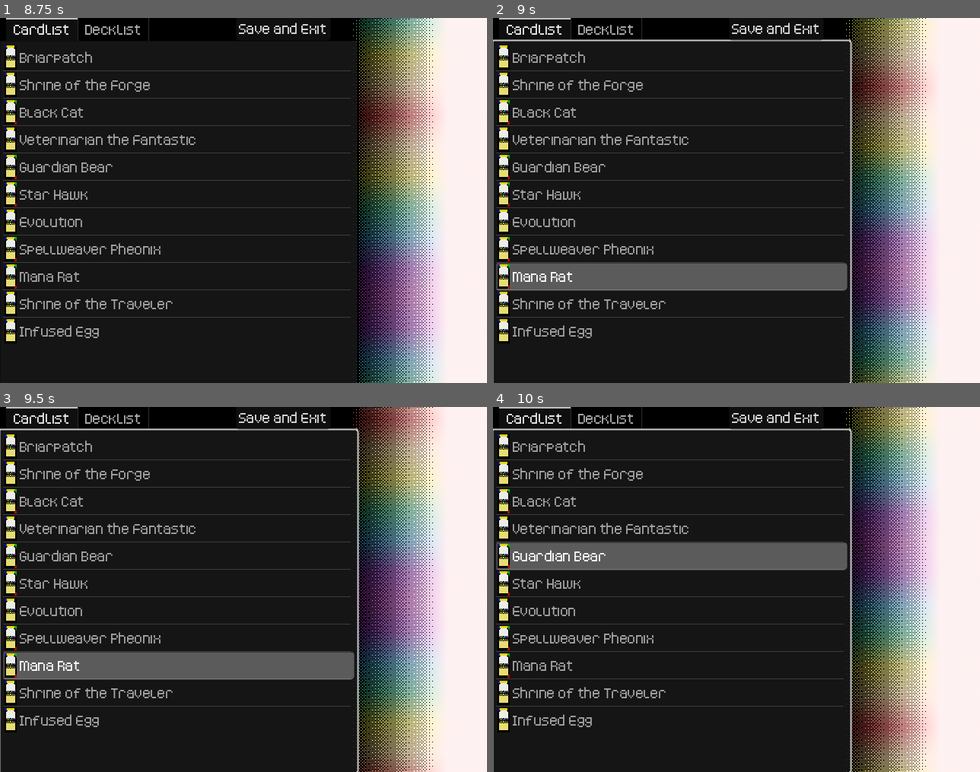
Above: before the commit, frames 1-4 (two rows, left to right).
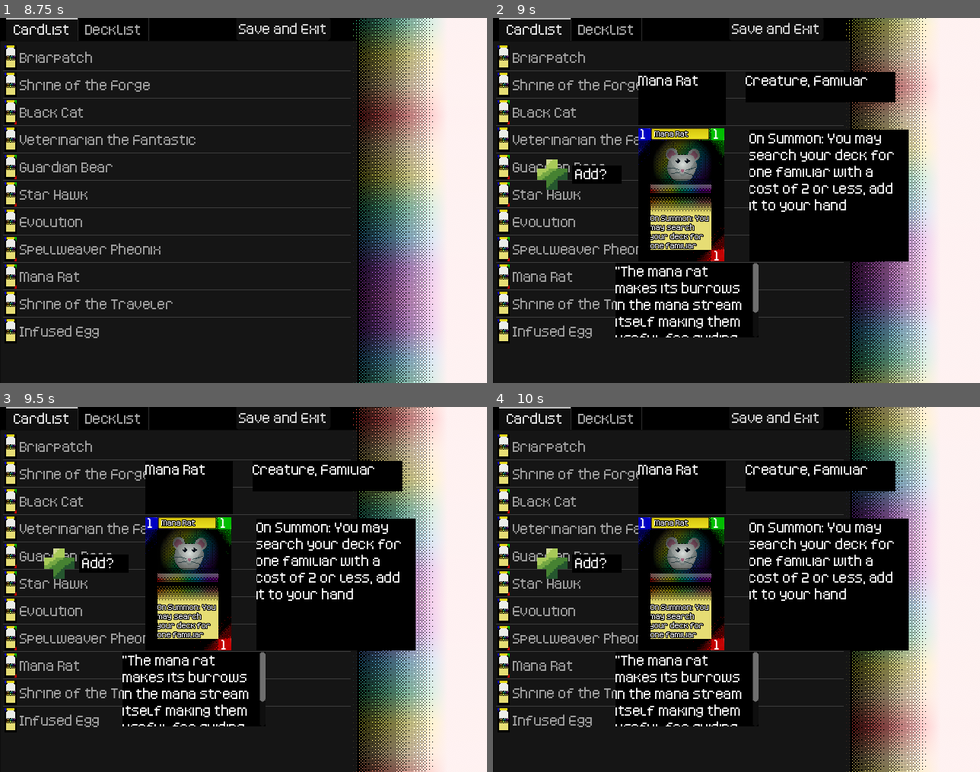
Above: after the commit, the same moments.

Repository: ColbySchexnayder/mana-stream
Game: Godot game, scene res://Scenes/DeckEdit.tscn
Same seed, same stepped clock (60 frames per second), same inputs: the game is played once before the commit and once after it. The project has no main scene, so this scene is started directly.
Inputs (mouse positions are in pixels of both pictures, inside the frame that each line leads up to):
- Up to frame 1 (8.75 s): move the mouse to (4, 21) at 0.52 s; press the mouse at (4, 21) at 0.53 s; release the mouse at (4, 21) at 1.28 s; right-click (4, 21) at 1.35 s; click (4, 21) at 1.42 s; press the mouse at (4, 21) at 2.03 s; release the mouse at (4, 21) at 2.78 s; right-click (4, 21) at 2.85 s; click (4, 21) at 2.92 s; press the mouse at (4, 21) at 3.53 s; release the mouse at (4, 21) at 4.28 s; right-click (4, 21) at 4.35 s; click (4, 21) at 4.42 s; press the mouse at (4, 21) at 5.03 s; release the mouse at (4, 21) at 5.78 s; right-click (4, 21) at 5.85 s; click (4, 21) at 5.92 s; press the mouse at (4, 21) at 6.53 s; release the mouse at (4, 21) at 7.28 s; right-click (4, 21) at 7.35 s; click (4, 21) at 7.42 s; press the mouse at (4, 21) at 8.03 s
- Up to frame 2 (9 s): move the mouse to (712, 273) at 8.77 s; release the mouse at (712, 273) at 8.78 s; right-click (712, 273) at 8.85 s; click (712, 273) at 8.92 s
- Up to frame 3 (9.5 s): no input
- Up to frame 4 (10 s): click (585, 563) at 9.5 s, where only the run after the commit has a clickable "Add?"

Frame 1 is identical in both runs. In frame 2, 15% of the frame differs, in the area x 0-86%, y 5-100%; in frame 3, 15%; in frame 4, 14%.

Commit message:
Add and Remove to deck

Diff:
--- a/Cards/Card.gd
+++ b/Cards/Card.gd
@@ -49,6 +49,8 @@
 @onready var block_button: TextureButton = $InspectView/BlockButton
 
 @onready var card_art: TextureRect = $CardArt
+@onready var add_button: TextureButton = $InspectView/AddButton
+@onready var remove_button: TextureButton = $InspectView/RemoveButton
 
 const CARD = preload("res://Cards/Card.tscn")
 static func constructor():
@@ -157,3 +159,11 @@
 
 func _on_block_button_pressed() -> void:
 	block() # Replace with function body.
+
+
+func _on_add_button_pressed() -> void:
+	GmManager.emit_signal("_card_add", self)
+
+
+func _on_remove_button_pressed() -> void:
+	GmManager.emit_signal("_card_remove", self)
--- a/Cards/Card.tscn
+++ b/Cards/Card.tscn
@@ -114,7 +114,6 @@
 texture = ExtResource("2_8rs7r")
 
 [node name="InspectView" type="Control" parent="."]
-visible = false
 anchors_preset = 0
 offset_top = -44.0
 offset_right = 310.0
@@ -161,6 +160,7 @@
 text = "List of tagged values"
 
 [node name="SummonButton" type="TextureButton" parent="InspectView"]
+visible = false
 layout_mode = 0
 offset_left = -124.0
 offset_top = 91.0
@@ -180,6 +180,7 @@
 text = "Summon?"
 
 [node name="AttackButton" type="TextureButton" parent="InspectView"]
+visible = false
 layout_mode = 0
 offset_left = -124.0
 offset_top = 126.0
@@ -198,6 +199,7 @@
 text = "Attack?"
 
 [node name="BlockButton" type="TextureButton" parent="InspectView"]
+visible = false
 layout_mode = 0
 offset_left = -124.0
 offset_top = 165.0
@@ -260,3 +262,5 @@
 [connection signal="pressed" from="InspectView/SummonButton" to="." method="_on_summon_button_pressed"]
 [connection signal="pressed" from="InspectView/AttackButton" to="." method="_on_attack_button_pressed"]
 [connection signal="pressed" from="InspectView/BlockButton" to="." method="_on_block_button_pressed"]
+[connection signal="pressed" from="InspectView/AddButton" to="." method="_on_add_button_pressed"]
+[connection signal="pressed" from="InspectView/RemoveButton" to="." method="_on_remove_button_pressed"]
--- a/Scenes/DeckEdit.tscn
+++ b/Scenes/DeckEdit.tscn
@@ -29,6 +29,7 @@
 texture = ExtResource("2_m1c1t")
 
 [node name="TextureRect" type="TextureRect" parent="."]
+layout_mode = 0
 offset_right = 640.0
 offset_bottom = 480.0
 texture = ExtResource("3_fulho")
@@ -49,9 +50,9 @@
 layout_mode = 2
 metadata/_tab_index = 1
 
-[node name="RichTextLabel" type="RichTextLabel" parent="TabContainer/DeckList"]
+[node name="CardLimitText" type="RichTextLabel" parent="TabContainer/DeckList"]
 layout_mode = 0
-offset_left = 416.0
+offset_left = 393.0
 offset_top = 414.0
 offset_right = 456.0
 offset_bottom = 441.0
@@ -59,7 +60,7 @@
 text = "0/0
 "
 
-[node name="Button" type="Button" parent="."]
+[node name="SaveDeckButton" type="Button" parent="."]
 layout_mode = 0
 offset_left = 310.0
 offset_top = -1.0
@@ -67,3 +68,15 @@
 offset_bottom = 29.0
 theme = ExtResource("3_gjju6")
 text = "Save and Exit"
+
+[node name="InspectView" type="CenterContainer" parent="."]
+layout_mode = 0
+offset_left = 181.0
+offset_top = 134.0
+offset_right = 201.0
+offset_bottom = 157.0
+
+[connection signal="tab_changed" from="TabContainer" to="." method="_on_tab_container_tab_changed"]
+[connection signal="item_clicked" from="TabContainer/CardList" to="." method="_on_card_list_item_clicked"]
+[connection signal="item_clicked" from="TabContainer/DeckList" to="." method="_on_deck_list_item_clicked"]
+[connection signal="pressed" from="SaveDeckButton" to="." method="_on_save_deck_button_pressed"]
--- a/Scenes/deck_edit.gd
+++ b/Scenes/deck_edit.gd
@@ -4,9 +4,14 @@
 var cardNames = []
 var deck = []
 
+var selectedIndex = -1
+
 @onready var card_list: ItemList = $TabContainer/CardList
 @onready var deck_list: ItemList = $TabContainer/DeckList
 @onready var cardsControl: Control = $Cards
+@onready var card_limit_text: RichTextLabel = $TabContainer/DeckList/CardLimitText
+#@onready var inspect_view: Control = $InspectView
+@onready var inspect_view: CenterContainer = $InspectView
 
 const CAST_BUTTON = preload("res://Art/castButton.png")
 const SUMMON_BUTTON = preload("res://Art/summonButton.png")
@@ -42,6 +47,90 @@
 
 	print(cards[0].cardName)
 
+	GmManager.connect("_card_add", add_card)
+	GmManager.connect("_card_remove", remove_card)
+
 # Called every frame. 'delta' is the elapsed time since the previous frame.
 func _process(delta: float) -> void:
-	pass
+	card_limit_text.text = str(len(deck)) + "/30"
+
+
+func _on_save_deck_button_pressed() -> void:
+	pass # Replace with function body.
+
+
+func _on_card_list_item_clicked(index: int, at_position: Vector2, mouse_button_index: int) -> void:
+	selectedIndex = index
+	var card = cards[index]
+
+	for inspected in inspect_view.get_children():
+		inspected.reparent(cardsControl)
+		inspected.add_button.visible = false
+		if card == inspected:
+			return
+
+	card.reparent(inspect_view)
+	card.inspect_view.visible = true
+	card.card_back.visible = false
+	card.card_front.visible = true
+	card.card_art.visible = true
+	card.card_back.scale.x = 1
+	card.card_back.scale.y = 1
+	card.card_front.scale.x = 1
+	card.card_front.scale.y = 1
+	card.card_art.scale.x = 1
+	card.card_art.scale.y = 1
+	card.add_button.visible = true
+
+func add_card(card):
+	var copies = deck.count(card)
+	if copies >= 3 or len(deck) >= 30:
+		return
+
+	deck.push_back(card)
+
+	if card.tags[0] == "Creature":
+		deck_list.add_item(card.cardName, SUMMON_BUTTON)
+	else:
+		deck_list.add_item(card.cardName, CAST_BUTTON)
+	card.reparent(cardsControl)
+	card.add_button.visible = false
+
+func remove_card(card):
+	deck.erase(card)
+	card.reparent(cardsControl)
+	card.add_button.visible = false
+	card.remove_button.visible = false
+	deck_list.remove_item(selectedIndex)
+
+
+func _on_deck_list_item_clicked(index: int, at_position: Vector2, mouse_button_index: int) -> void:
+	selectedIndex = index
+
+	var card = cards[index]
+
+	for inspected in inspect_view.get_children():
+		inspected.reparent(cardsControl)
+		inspected.add_button.visible = false
+		inspected.remove_button.visible = false
+		if card == inspected:
+			return
+
+	card.reparent(inspect_view)
+	card.inspect_view.visible = true
+	card.card_back.visible = false
+	card.card_front.visible = true
+	card.card_art.visible = true
+	card.card_back.scale.x = 1
+	card.card_back.scale.y = 1
+	card.card_front.scale.x = 1
+	card.card_front.scale.y = 1
+	card.card_art.scale.x = 1
+	card.card_art.scale.y = 1
+	card.remove_button.visible = true
+
+
+func _on_tab_container_tab_changed(tab: int) -> void:
+	for card in inspect_view.get_children():
+		card.reparent(cardsControl)
+		card.add_button.visible = false
--- a/Scripts/GMManager.gd
+++ b/Scripts/GMManager.gd
@@ -12,6 +12,8 @@
 signal _card_summon(card)
 signal _card_attack(card)
 signal _card_block(card)
+signal _card_add(card)
+signal _card_remove(card)
 signal _card_destroy(card)
 signal _add_to_mana(card, manaToAdd)
 signal _move_to_deck(card)
